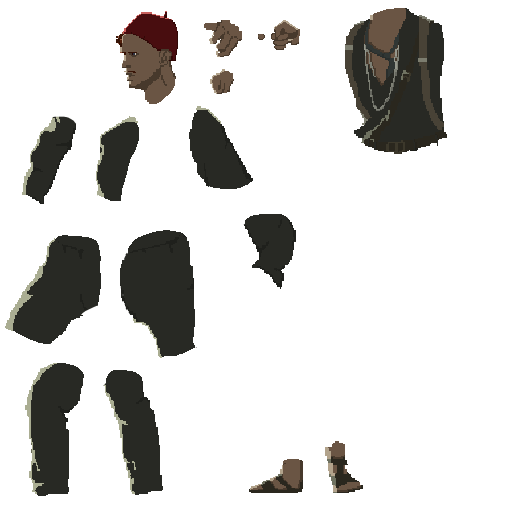
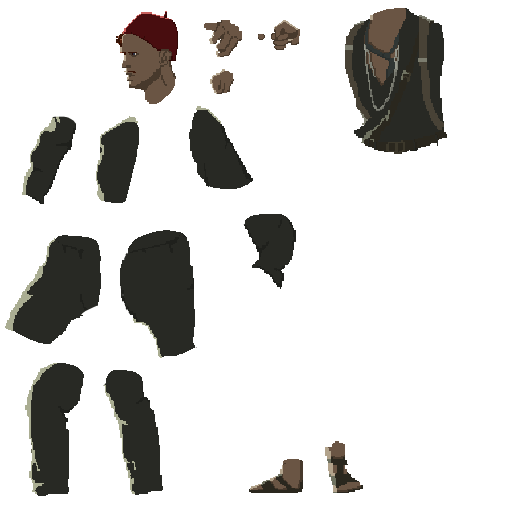
Revision of a layered 512x512 image; what changed, layer by layer:
painted on "Layer 0" over (98, 141, 139, 203)
